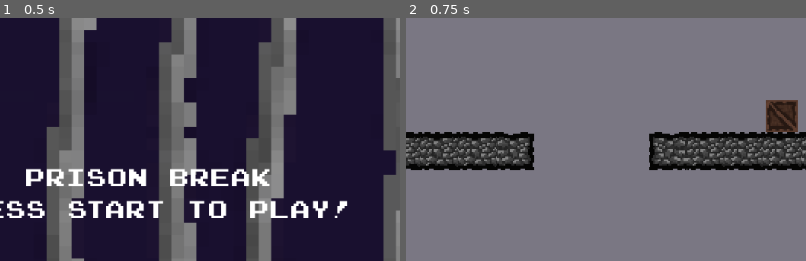
Above: before the commit, frames 1-2 (left to right).
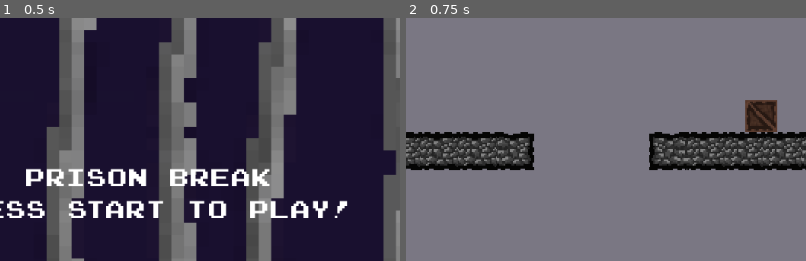
Above: after the commit, the same moments.

Repository: SanPug1/Prison-Break-Game
Game: Godot game, scene res://Everything.tscn
Same seed, same stepped clock (60 frames per second), same inputs: the game is played once before the commit and once after it. Sound files missing from this copy of the repository are replaced by a short silence.
Inputs:
- Up to frame 1 (0.5 s): no input
- Up to frame 2 (0.75 s): click "Start" at 0.5 s
The pictures show only the part of the screen within x 32-82%, y 0-50%; the shares and areas given below are measured in that part.

Frame 1 is identical in both runs. In frame 2, 1.5% of the frame differs, in the area x 84-98%, y 33-47%.

Commit message:
updated puzzle 10 and a working box YAY

Diff:
--- a/Entities/Player.gd
+++ b/Entities/Player.gd
@@ -112,6 +112,13 @@
 	velocity = newVel
 	reset_zero_dict(zeroBeforeAccel)
 	reset_zero_dict(zeroAfterAccel)
+
+	for index in get_slide_count():
+		var collision = get_slide_collision(index)
+		if collision.collider is MoveableBox:
+			collision.collider.slide(-collision.normal * (horizontalWalkSpeed/2))
+
+
 	# probably redundant with the zeroing at the beginning of _process, but don't want to take chances
 	queuedAccel = Vector2.ZERO
 
--- a/Levels/MelsTileSet.tres
+++ b/Levels/MelsTileSet.tres
@@ -30,6 +30,9 @@
 
 [sub_resource type="ConvexPolygonShape2D" id=4]
 points = PoolVector2Array( 0, 0, 50, 0, 50, 50, 0, 50 )
+
+[sub_resource type="ConvexPolygonShape2D" id=10]
+points = PoolVector2Array( 31, 37, 21, 37, 21, 18, 31, 18 )
 
 [sub_resource type="ConvexPolygonShape2D" id=7]
 points = PoolVector2Array( 0, 0, 50, 0, 50, 50, 0, 50 )
@@ -139,9 +142,16 @@
 7/navigation_offset = Vector2( 0, 0 )
 7/shape_offset = Vector2( 0, 0 )
 7/shape_transform = Transform2D( 1, 0, 0, 1, 0, 0 )
+7/shape = SubResource( 10 )
 7/shape_one_way = false
-7/shape_one_way_margin = 0.0
-7/shapes = [  ]
+7/shape_one_way_margin = 1.0
+7/shapes = [ {
+"autotile_coord": Vector2( 0, 0 ),
+"one_way": false,
+"one_way_margin": 1.0,
+"shape": SubResource( 10 ),
+"shape_transform": Transform2D( 1, 0, 0, 1, 0, 0 )
+} ]
 7/z_index = 0
 8/name = "ironbarswithsides.png 8"
 8/texture = ExtResource( 9 )
--- a/Levels/Puzzle 10.gd
+++ b/Levels/Puzzle 10.gd
@@ -1,6 +1,7 @@
 extends Node
 
 var firstrun = true
+var playerhaskey = false
 
 # Called when the node enters the scene tree for the first time.
 func _ready():
@@ -12,16 +13,19 @@
 	if firstrun == true:
 		$TileMap.show()
 		$TileMap3.hide()
+		$keyArea.hide()
 		$Area2D.show()
 		$PressedButtonTile.hide()
 		$TileMap.set_collision_layer_bit(0, true)
 		$TileMap.set_collision_mask_bit(0, true)
 		$TileMap3.set_collision_layer_bit(0, false)
 		$TileMap3.set_collision_mask_bit(0, false)
+		$doorArea.hide()
 		firstrun = false
 
 func _on_ButtonTimer_timeout() -> void:
 	$TileMap3.hide()
+	$keyArea.hide()
 	$TileMap.show()
 	$PressedButtonTile.hide()
 	$Area2D.show()
@@ -35,6 +39,7 @@
 	$PressedButtonTile.show()
 	$TileMap.hide()
 	$TileMap3.show()
+	$keyArea.show()
 	$TileMap3.set_collision_layer_bit(0, true)
 	$TileMap3.set_collision_mask_bit(0, true)
 	$TileMap.set_collision_layer_bit(0, false)
@@ -42,3 +47,12 @@
 
 func _on_Area2D_body_exited(body: Node) -> void:
 	$ButtonTimer.start()
+
+func _on_keyArea_area_shape_exited(area_rid: RID, area: Area2D, area_shape_index: int, local_shape_index: int) -> void:
+	playerhaskey = true
+	$doorArea.show()
+
+
+func _on_doorArea_body_entered(body: Node) -> void:
+	if playerhaskey == true and Input.is_action_just_released("interact"):
+		get_tree().change_scene("res://Levels/Puzzle 1.tscn")
--- a/Levels/Puzzle 10.tscn
+++ b/Levels/Puzzle 10.tscn
@@ -1,8 +1,12 @@
-[gd_scene load_steps=4 format=2]
+[gd_scene load_steps=6 format=2]
 
 [ext_resource path="res://Levels/MelsTileSet.tres" type="TileSet" id=1]
 [ext_resource path="res://Levels/Puzzle 10.gd" type="Script" id=2]
 [ext_resource path="res://Entities/Player.tscn" type="PackedScene" id=3]
+[ext_resource path="res://box.tscn" type="PackedScene" id=4]
+
+[sub_resource type="RectangleShape2D" id=1]
+extents = Vector2( 25.25, 48.75 )
 
 [node name="Puzzle 10" type="Node"]
 script = ExtResource( 2 )
@@ -18,7 +22,7 @@
 show_collision = true
 collision_use_kinematic = true
 format = 1
-tile_data = PoolIntArray( -1, 3, 0, -65536, 4, 0, -65535, 4, …(412 unchanged characters)… , 8, 0, 131074, 9, 0, 131075, 8, 0, 131088, 16, 0, 131093, 2, 0, 262143, 3, 0, 196613, 2, 0, 19 …(852 unchanged characters)…
+tile_data = PoolIntArray( -1, 3, 0, -65536, 4, 0, -65535, 4, …(412 unchanged characters)… , 8, 0, 131074, 9, 0, 131075, 8, 0, 131093, 2, 0, 262143, 3, 0, 196613, 2, 0, 19 …(852 unchanged characters)…
 
 [node name="Area2D" type="Area2D" parent="."]
 collision_layer = 2
@@ -42,13 +46,31 @@
 tile_data = PoolIntArray( 393235, 11, 0 )
 
 [node name="TileMap3" type="TileMap" parent="."]
-visible = false
 tile_set = ExtResource( 1 )
 cell_size = Vector2( 50, 50 )
 show_collision = true
 collision_use_kinematic = true
 format = 1
-tile_data = PoolIntArray( -1, 3, 0, -65536, 4, 0, -65535, 4, …(348 unchanged characters)… , 2, 0, 196607, 3, 0, 131073, 5, 0, 131088, 16, 0, 131093, 2, 0, 262143, 3, 0, 196609, 7, 0, 196613, 2, 0, 196614, 4, 0, 196615, …(833 unchanged characters)…
+tile_data = PoolIntArray( -1, 3, 0, -65536, 4, 0, -65535, 4, …(348 unchanged characters)… , 2, 0, 196607, 3, 0, 131073, 5, 0, 131093, 2, 0, 262143, 3, 0, 196613, 2, 0, 196614, 4, 0, 196615, …(833 unchanged characters)…
+
+[node name="keyArea" type="Area2D" parent="."]
+visible = false
+collision_layer = 2
+collision_mask = 2
+
+[node name="key" type="TileMap" parent="keyArea"]
+tile_set = ExtResource( 1 )
+cell_size = Vector2( 50, 50 )
+cell_custom_transform = Transform2D( 50, 0, 0, 50, 0, 0 )
+show_collision = true
+collision_use_parent = true
+format = 1
+tile_data = PoolIntArray( 196609, 7, 0 )
+
+[node name="box" parent="." instance=ExtResource( 4 )]
+position = Vector2( 798, 125 )
+collision_layer = 3
+collision_mask = 3
 
 [node name="Player" parent="." instance=ExtResource( 3 )]
 position = Vector2( 833, 456 )
@@ -59,7 +81,25 @@
 wait_time = 1.5
 one_shot = true
 
+[node name="doorArea" type="Area2D" parent="."]
+position = Vector2( 3, 2 )
+collision_layer = 2
+collision_mask = 2
+
+[node name="ColorRect" type="ColorRect" parent="doorArea"]
+margin_left = 47.0
+margin_top = 449.0
+margin_right = 98.0
+margin_bottom = 549.0
+color = Color( 0.25098, 0.168627, 0.0588235, 1 )
+
+[node name="CollisionShape2D" type="CollisionShape2D" parent="doorArea"]
+position = Vector2( 72.75, 497.25 )
+shape = SubResource( 1 )
+
 [connection signal="body_entered" from="Area2D" to="." method="_on_Area2D_body_entered"]
 [connection signal="body_exited" from="Area2D" to="." method="_on_Area2D_body_exited"]
+[connection signal="area_shape_exited" from="keyArea" to="." method="_on_keyArea_area_shape_exited"]
 [connection signal="input_event" from="Player" to="." method="_on_Player_input_event"]
 [connection signal="timeout" from="ButtonTimer" to="." method="_on_ButtonTimer_timeout"]
+[connection signal="body_entered" from="doorArea" to="." method="_on_doorArea_body_entered"]
--- a/box.gd
+++ b/box.gd
@@ -1,23 +1,14 @@
 extends KinematicBody2D
-#
-#export var speed = 0.5
-#var screen_size = get_viewport_rect().size
-#var inbox = false
-#
-#func _process(delta: float) -> void:
-#	var velocity = Vector2.ZERO
-#
-#	if collision == true:
-#		inbox = true
-#	else:
-#		inbox = false
-#
-#	if inbox == true:
-#		if Input.is_action_pressed("player_left"):
-#			velocity.x -= 1
-#		if Input.is_action_pressed("player_right"):
-#			velocity.x += 1
-#
-#		position += velocity * speed * delta
-#		position.x = clamp(position.x,0,screen_size.x)
-#		position.y = clamp(position.y,0,screen_size.y)
+class_name MoveableBox
+
+export var gravity = 200
+
+var velocity = Vector2.ZERO
+
+func _physics_process(delta: float) -> void:
+	velocity.y += gravity
+	velocity = move_and_slide(velocity)
+	velocity = Vector2.ZERO
+
+func slide(vector):
+	velocity.x = vector.x
--- a/box.tscn
+++ b/box.tscn
@@ -4,7 +4,7 @@
 [ext_resource path="res://box.gd" type="Script" id=2]
 
 [sub_resource type="RectangleShape2D" id=1]
-extents = Vector2( 21, 20.5 )
+extents = Vector2( 21, 21 )
 
 [node name="box" type="KinematicBody2D"]
 script = ExtResource( 2 )
@@ -12,8 +12,8 @@
 [node name="Sprite" type="Sprite" parent="."]
 texture = ExtResource( 1 )
 
-[node name="CollisionShape2D" type="CollisionShape2D" parent="."]
-position = Vector2( -1, 3.5 )
+[node name="Collider" type="CollisionShape2D" parent="."]
+position = Vector2( -1, 4 )
 shape = SubResource( 1 )
 
 [connection signal="input_event" from="." to="." method="_on_box_input_event"]
--- a/project.godot
+++ b/project.godot
@@ -7,6 +7,16 @@
 ;   param=value ; assign values to parameters
 
 config_version=4
+
+_global_script_classes=[ {
+"base": "KinematicBody2D",
+"class": "MoveableBox",
+"language": "GDScript",
+"path": "res://box.gd"
+} ]
+_global_script_class_icons={
+"MoveableBox": ""
+}
 
 [application]
 
@@ -88,6 +98,12 @@
 "events": [ Object(InputEventKey,"resource_local_to_scene":false,"resource_name":"","device":0,"alt":false,"shift":false,"control":false,"meta":false,"command":false,"pressed":false,"scancode":32,"physical_scancode":0,"unicode":0,"echo":false,"script":null)
  ]
 }
+interact={
+"deadzone": 0.5,
+"events": [ Object(InputEventMouseButton,"resource_local_to_scene":false,"resource_name":"","device":-1,"alt":false,"shift":false,"control":false,"meta":false,"command":false,"button_mask":0,"position":Vector2( 0, 0 ),"global_position":Vector2( 0, 0 ),"factor":1.0,"button_index":2,"pressed":false,"doubleclick":false,"script":null)
+, Object(InputEventKey,"resource_local_to_scene":false,"resource_name":"","device":0,"alt":false,"shift":false,"control":false,"meta":false,"command":false,"pressed":false,"scancode":16777221,"physical_scancode":0,"unicode":0,"echo":false,"script":null)
+ ]
+}
 
 [layer_names]
 
Binary file added: Art/Key_gone_32.png
Not shown, added: Art/Key_gone_32.png.import
Binary file added: Art/key_gone.png
Not shown, added: Art/key_gone.png.import
Not shown: 1 places in Levels/MelsTileSet.tres that only renumber resources
